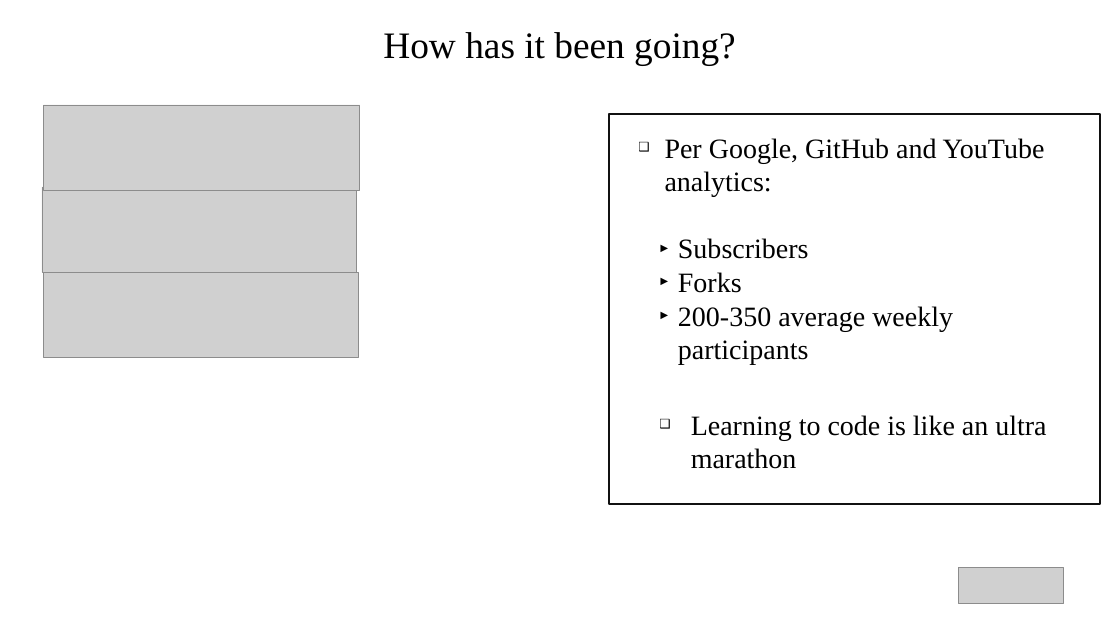
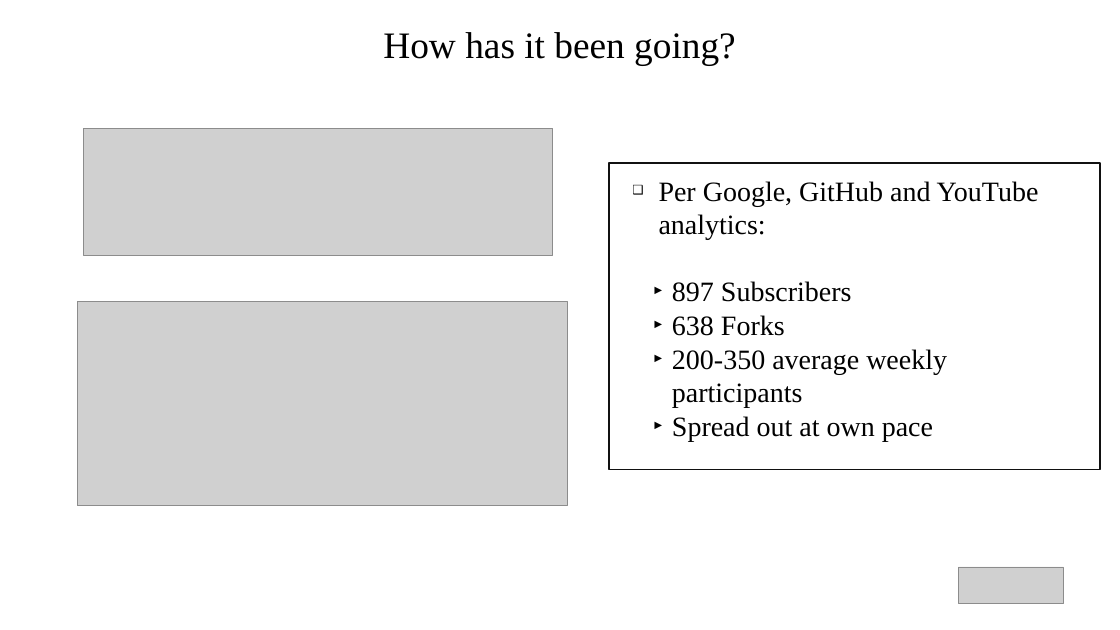
Before and after one commit to DavidRach/CytometryIn_Bioc2026, a slide deck: slide 17 of DavidRach_CytometryInR_BioC2026.pptx (slide 15 before the commit). Drawn at 1120x630 pixels with LibreOffice and Linux fonts; fonts in the diff are those of the drawing; grey boxes stand for pictures. Boxes give left, top, right and bottom in pixels: in the first picture for what was removed or moved away, otherwise in the second. Text is boxed around its words. In the diff, an @@ line names an element or a change of style, - is before the commit and + after.

```diff
--- a/DavidRach_CytometryInR_BioC2026.pptx
+++ b/DavidRach_CytometryInR_BioC2026.pptx
@@ picture removed at [44,105,360,190] @@
@@ picture: place and size @@
-picture at [42,187,356,272]
+picture at [83,128,553,255]
@@ rectangle: place and size @@
-rectangle at [609,113,1100,504]
+rectangle at [609,163,1100,470]
@@ text "Per Google, GitHub and YouTube ...": place and size @@
-text "Per Google, GitHub and YouTube ..." at [665,138,1045,365]
+text "Per Google, GitHub and YouTube ..." at [659,181,1039,441]
@@ picture removed at [44,272,358,357] @@
@@ text at [672,281,852,336]: text changed @@
-  ► Subscribers
-  ► Forks
+  ► 897 Subscribers
+  ► 638 Forks
@@ picture added at [77,302,567,506] @@
@@ text at [672,416,933,441]: paragraph added @@
+  ► Spread out at own pace
@@ text removed at [691,415,1046,469] @@
-❑ Learning to code is like an ultra marathon
```
Also in this commit, not shown: 9 other slides changed, 7 slides added, 5 slides removed, 2 other files.
